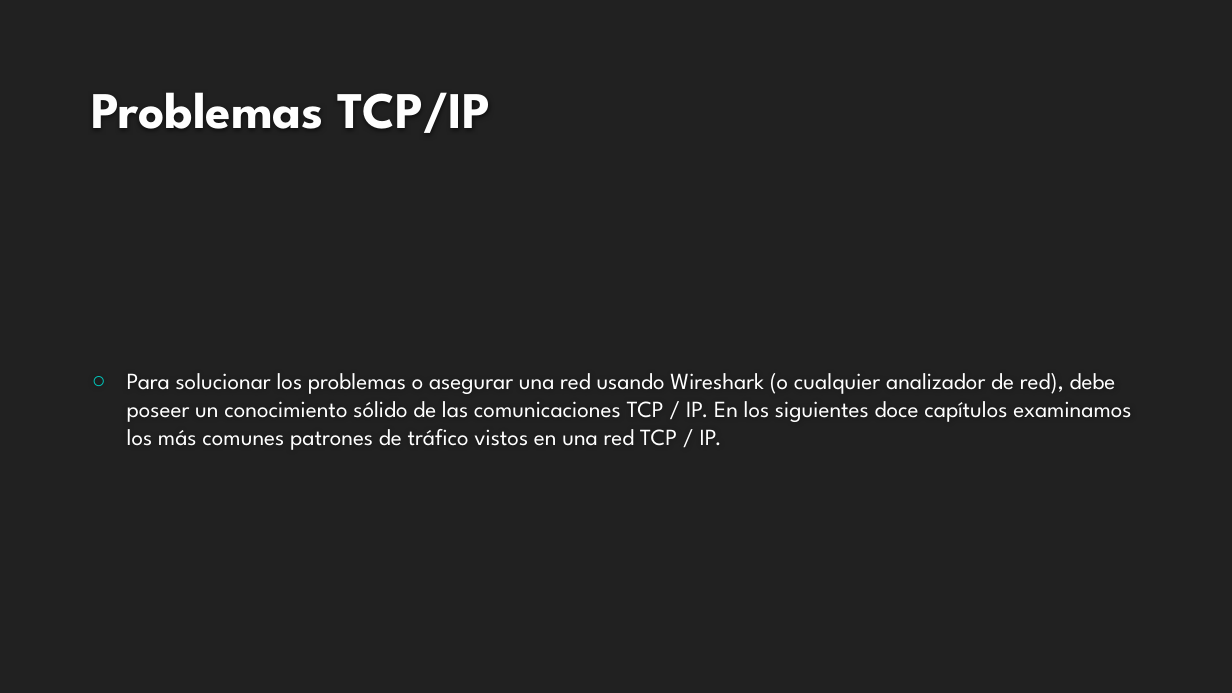
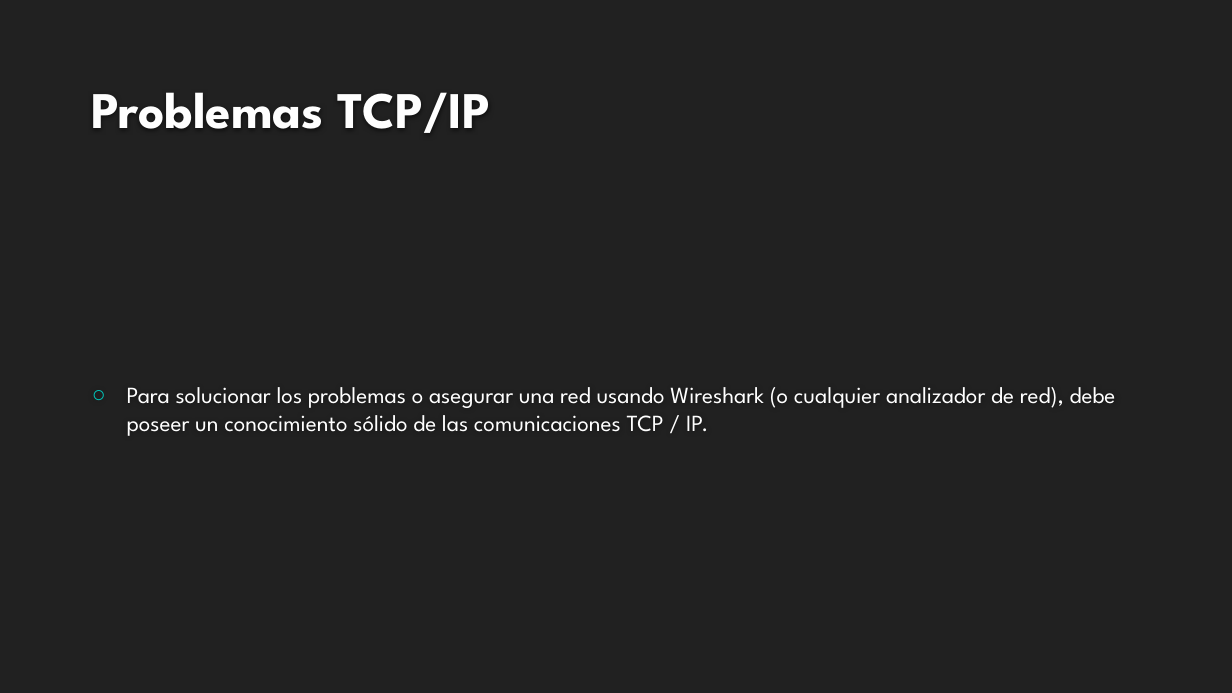
Before and after one commit to Omar-Vazquez-C/Tareas-Telecom, a slide deck: slide 8 of Presentacion Chapter 14 Vazquez Canto Andres.pptx (slide 3 before the commit). Drawn at 1232x693 pixels with LibreOffice and Linux fonts; fonts in the diff are those of the drawing; background and template pictures are left out. Boxes give left, top, right and bottom in pixels: in the first picture for what was removed or moved away, otherwise in the second. Text is boxed around its words. In the diff, an @@ line names an element or a change of style, - is before the commit and + after.

```diff
--- a/Presentacion Chapter 14 Vazquez Canto Andres.pptx
+++ b/Presentacion Chapter 14 Vazquez Canto Andres.pptx
@@ text at box(127, 387, 1116, 436): text changed @@
-○ Para solucionar los problemas o asegurar una red usando Wireshark (o cualquier analizador de red), debe poseer un conocimiento sólido de las comunicaciones TCP / IP. En los siguientes doce capítulos examinamos los más comunes patrones de tráfico vistos en una red TCP / IP.
+○ Para solucionar los problemas o asegurar una red usando Wireshark (o cualquier analizador de red), debe poseer un conocimiento sólido de las comunicaciones TCP / IP.
```
Also in this commit, not shown: 2 other slides changed, 5 slides added, 9 slides removed.
